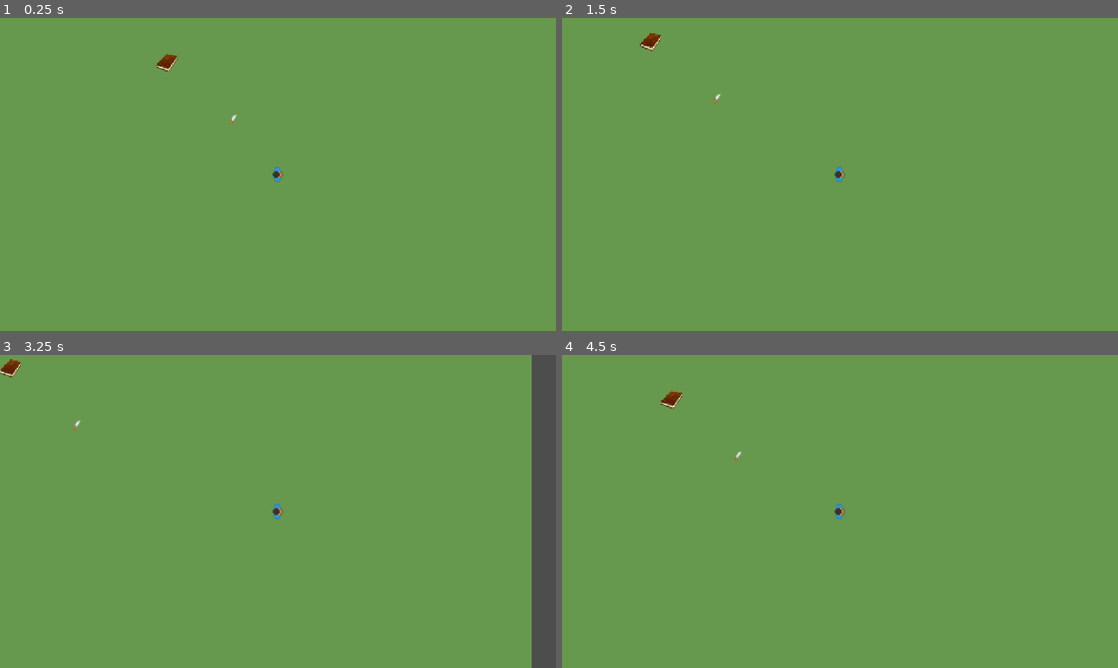
Above: before the commit, frames 1-4 (two rows, left to right).
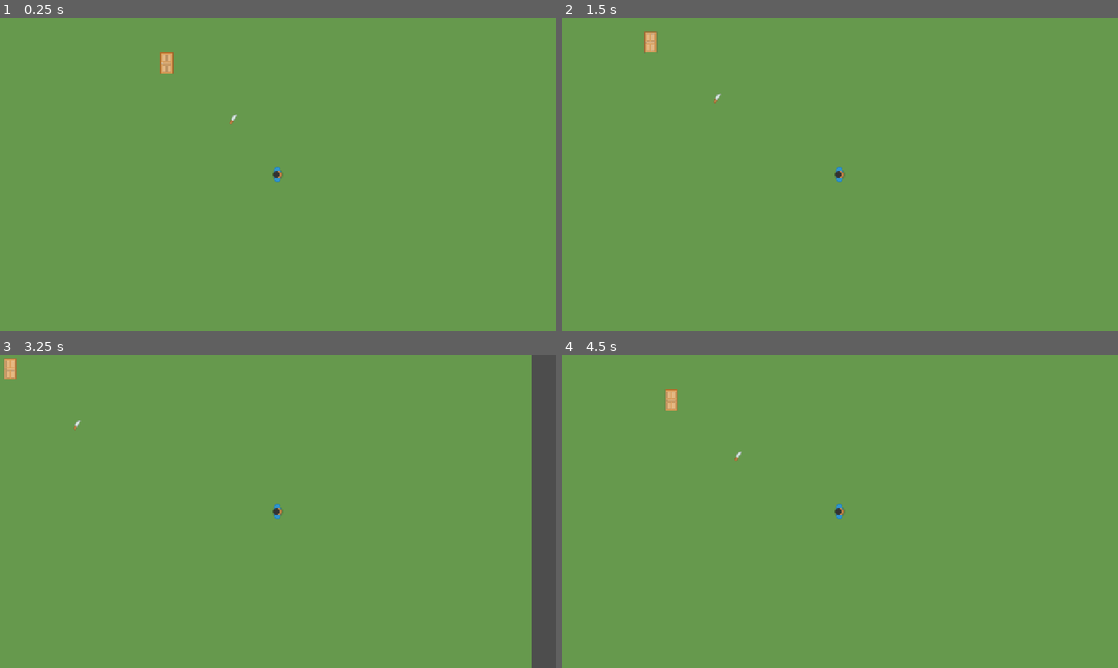
Above: after the commit, the same moments.

Repository: MysteryClasses/MysteryClasses
Game: Godot game, scene res://scenes/Main.tscn
The game is run twice, just before and just after one commit, with the same random seed, the same clock (stepped at 60 frames per second) and the same inputs.
Inputs:
- Up to frame 1 (0.25 s): no input
- Up to frame 2 (1.5 s): tap Enter at 0.5 s; hold D (move_right) 0.53-1.28 s; hold E (interact) 0.53-1.28 s; hold S (move_down) from 1.28 s (still down); tap E (interact) at 1.35 s
- Up to frame 3 (3.25 s): release S (move_down) at 2.03 s; hold D (move_right) 2.03-2.78 s; hold E (interact) 2.03-2.78 s; hold W (move_up) from 2.78 s (still down); tap E (interact) at 2.85 s
- Up to frame 4 (4.5 s): release W (move_up) at 3.53 s; hold E (interact) 3.53-4.28 s; hold A (move_left) from 3.53 s (still down); tap Escape (ui_cancel) at 4.15 s; tap E (interact) at 4.35 s

The runs differ from the first frame. In frame 1, 0.2% of the frame differs, in the area x 28-32%, y 10-18%; in frame 2, 0.2%; in frame 3, 0.2%; in frame 4, 0.2%.

Commit message:
added Door for Challenge

Diff:
--- a/scenes/entities/ClueTextbook.tscn
+++ b/scenes/entities/DoorChallenge.tscn
@@ -1,7 +1,7 @@
 [gd_scene format=3 uid="uid://cv6nwxugppydf"]
 
-[ext_resource type="Script" uid="uid://gsjfvxqxwo2b" path="res://scripts/ClueTextbook.gd" id="1_15anu"]
-[ext_resource type="Texture2D" uid="uid://0w56enxedykv" path="res://assets/textbook.png" id="2_15anu"]
+[ext_resource type="Script" uid="uid://jtwswgj7cc3p" path="res://scripts/DoorObject.gd" id="1_8pfr5"]
+[ext_resource type="Texture2D" uid="uid://ck8h3kpfotmo7" path="res://assets/door.png" id="2_j3u7v"]
 
 [sub_resource type="RectangleShape2D" id="RectangleShape2D_paper"]
 size = Vector2(64, 64)
@@ -9,11 +9,11 @@
 [sub_resource type="RectangleShape2D" id="RectangleShape2D_interaction"]
 size = Vector2(96, 96)
 
-[node name="Clue2Object" type="StaticBody2D" unique_id=866046392]
-script = ExtResource("1_15anu")
+[node name="Door" type="StaticBody2D" unique_id=866046392]
+script = ExtResource("1_8pfr5")
 
 [node name="TileSprite" type="Sprite2D" parent="." unique_id=1337442156]
-texture = ExtResource("2_15anu")
+texture = ExtResource("2_j3u7v")
 
 [node name="CollisionShape2D" type="CollisionShape2D" parent="." unique_id=1207598858]
 shape = SubResource("RectangleShape2D_paper")
@@ -30,5 +30,5 @@
 offset_top = -60.0
 offset_right = 48.0
 offset_bottom = -40.0
-text = "Press E to interact"
+text = "Press E to absolve the challenge"
 horizontal_alignment = 1
--- /dev/null
+++ b/scenes/ui/Challenge.tscn
@@ -0,0 +1,67 @@
+[gd_scene format=3 uid="uid://bsftucmwxvqxs"]
+
+[ext_resource type="Script" path="res://scripts/Challange.gd" id="1_eymt7"]
+
+[node name="Control" type="Control" unique_id=321921363]
+layout_mode = 3
+anchors_preset = 0
+offset_right = 40.0
+offset_bottom = 40.0
+script = ExtResource("1_eymt7")
+
+[node name="Background" type="ColorRect" parent="." unique_id=1745801406]
+layout_mode = 1
+anchors_preset = 15
+anchor_right = 1.0
+anchor_bottom = 1.0
+grow_horizontal = 2
+grow_vertical = 2
+color = Color(0, 0, 0, 0.85)
+
+[node name="Panel" type="Panel" parent="." unique_id=559064776]
+layout_mode = 1
+anchors_preset = 8
+anchor_left = 0.5
+anchor_top = 0.5
+anchor_right = 0.5
+anchor_bottom = 0.5
+offset_left = -400.0
+offset_top = -300.0
+offset_right = 400.0
+offset_bottom = 300.0
+grow_horizontal = 2
+grow_vertical = 2
+
+[node name="VBoxContainer" type="VBoxContainer" parent="Panel" unique_id=1885984448]
+layout_mode = 1
+anchors_preset = 15
+anchor_right = 1.0
+anchor_bottom = 1.0
+offset_left = 30.0
+offset_top = 30.0
+offset_right = -30.0
+offset_bottom = -30.0
+grow_horizontal = 2
+grow_vertical = 2
+
+[node name="Label" type="Label" parent="Panel/VBoxContainer" unique_id=593179623]
+layout_mode = 2
+text = "Enter the code numbers"
+
+[node name="HBoxContainer" type="HBoxContainer" parent="Panel/VBoxContainer" unique_id=1954086223]
+layout_mode = 2
+alignment = 1
+
+[node name="LineEdit1" type="LineEdit" parent="Panel/VBoxContainer/HBoxContainer" unique_id=1922794312]
+custom_minimum_size = Vector2(60, 0)
+layout_mode = 2
+placeholder_text = "Guess the missing number"
+alignment = 1
+expand_to_text_length = true
+
+[node name="LineEdit2" type="LineEdit" parent="Panel/VBoxContainer/HBoxContainer" unique_id=485478715]
+layout_mode = 2
+
+[node name="SubmitButton" type="Button" parent="Panel/VBoxContainer" unique_id=1359155095]
+layout_mode = 2
+text = "Submit"
--- a/scenes/ui/TextbookClue.tscn
+++ b/scenes/ui/ChallengeOne.tscn
@@ -1,6 +1,6 @@
-[gd_scene format=3 uid="uid://cp5wmde6m600d"]
+[gd_scene format=3 uid="uid://b2asnibbp1jst"]
 
-[ext_resource type="Script" uid="uid://c3kt1x7hhsarj" path="res://scripts/TextbookClue.gd" id="1_ooyf3"]
+[ext_resource type="Script" uid="uid://dwqufxm0fuyuu" path="res://scripts/ChallengeOne.gd" id="1_wr21w"]
 
 [node name="Control" type="Control" unique_id=1362117202]
 process_mode = 3
@@ -10,7 +10,7 @@
 anchor_bottom = 1.0
 grow_horizontal = 2
 grow_vertical = 2
-script = ExtResource("1_ooyf3")
+script = ExtResource("1_wr21w")
 
 [node name="Background" type="ColorRect" parent="." unique_id=178517059]
 layout_mode = 1
@@ -47,19 +47,27 @@
 grow_horizontal = 2
 grow_vertical = 2
 
-[node name="ClueText" type="RichTextLabel" parent="Panel/VBoxContainer" unique_id=16351354]
+[node name="Challenge" type="Label" parent="Panel/VBoxContainer" unique_id=1824553845]
 layout_mode = 2
-text = "Up until 2005, Pluto was considered one of the nine planets of the solar system.
-In 2006, the IAU reclassified Pluto as a dwarf planet.
+theme_override_font_sizes/font_size = 24
+text = "CHALLENGE"
+horizontal_alignment = 1
 
-It used to be 9 planets. Now it's ..."
-fit_content = true
+[node name="HSeparator" type="HSeparator" parent="Panel/VBoxContainer" unique_id=2106652199]
+layout_mode = 2
 
 [node name="HBoxContainer" type="HBoxContainer" parent="Panel/VBoxContainer" unique_id=1303903645]
 layout_mode = 2
 alignment = 1
 
-[node name="LineEdit" type="LineEdit" parent="Panel/VBoxContainer/HBoxContainer" unique_id=1691661553]
+[node name="LineEdit1" type="LineEdit" parent="Panel/VBoxContainer/HBoxContainer" unique_id=897649575]
+custom_minimum_size = Vector2(60, 0)
+layout_mode = 2
+placeholder_text = "Guess the missing number"
+alignment = 1
+expand_to_text_length = true
+
+[node name="LineEdit2" type="LineEdit" parent="Panel/VBoxContainer/HBoxContainer" unique_id=1691661553]
 custom_minimum_size = Vector2(60, 0)
 layout_mode = 2
 placeholder_text = "Guess the missing number"
@@ -70,6 +78,9 @@
 layout_mode = 2
 text = "Submit"
 
+[node name="HSeparator4" type="HSeparator" parent="Panel/VBoxContainer" unique_id=1785207130]
+layout_mode = 2
+
 [node name="FeedbackLabel" type="Label" parent="Panel/VBoxContainer" unique_id=1759599977]
 layout_mode = 2
 theme_override_font_sizes/font_size = 16
--- a/scenes/ui/Textbook.tscn
+++ /dev/null
@@ -1,80 +0,0 @@
-[gd_scene format=3 uid="uid://dxitlurftey2v"]
-
-[ext_resource type="Script" uid="uid://c3kt1x7hhsarj" path="res://scripts/TextbookClue.gd" id="1_fvjui"]
-
-[node name="Control" type="Control" unique_id=1362117202]
-process_mode = 3
-layout_mode = 3
-anchors_preset = 15
-anchor_right = 1.0
-anchor_bottom = 1.0
-grow_horizontal = 2
-grow_vertical = 2
-script = ExtResource("1_fvjui")
-
-[node name="Background" type="ColorRect" parent="." unique_id=178517059]
-layout_mode = 1
-anchors_preset = 15
-anchor_right = 1.0
-anchor_bottom = 1.0
-grow_horizontal = 2
-grow_vertical = 2
-color = Color(0, 0, 0, 0.85)
-
-[node name="Panel" type="Panel" parent="." unique_id=1678304148]
-layout_mode = 1
-anchors_preset = 8
-anchor_left = 0.5
-anchor_top = 0.5
-anchor_right = 0.5
-anchor_bottom = 0.5
-offset_left = -400.0
-offset_top = -300.0
-offset_right = 400.0
-offset_bottom = 300.0
-grow_horizontal = 2
-grow_vertical = 2
-
-[node name="VBoxContainer" type="VBoxContainer" parent="Panel" unique_id=1261422234]
-layout_mode = 1
-anchors_preset = 15
-anchor_right = 1.0
-anchor_bottom = 1.0
-offset_left = 30.0
-offset_top = 30.0
-offset_right = -30.0
-offset_bottom = -30.0
-grow_horizontal = 2
-grow_vertical = 2
-
-[node name="RichTextLabel" type="RichTextLabel" parent="Panel/VBoxContainer" unique_id=112430549]
-layout_mode = 2
-text = "Up until 2005, Pluto was considered one of the nine planets of the solar system.
-In 2006, the IAU reclassified Pluto as a dwarf planet.
-
-It used to be 9 planets. Now it's..."
-fit_content = true
-
-[node name="HBoxContainer" type="HBoxContainer" parent="Panel/VBoxContainer" unique_id=1303903645]
-layout_mode = 2
-alignment = 1
-
-[node name="LineEdit" type="LineEdit" parent="Panel/VBoxContainer/HBoxContainer" unique_id=1691661553]
-custom_minimum_size = Vector2(60, 0)
-layout_mode = 2
-placeholder_text = "Guess the missing number"
-alignment = 1
-expand_to_text_length = true
-
-[node name="SubmitButton" type="Button" parent="Panel/VBoxContainer/HBoxContainer" unique_id=1569942316]
-layout_mode = 2
-text = "Submit"
-
-[node name="FeedbackLabel" type="Label" parent="Panel/VBoxContainer" unique_id=1759599977]
-layout_mode = 2
-theme_override_font_sizes/font_size = 16
-horizontal_alignment = 1
-
-[node name="CloseButton" type="Button" parent="Panel/VBoxContainer" unique_id=1636978246]
-layout_mode = 2
-text = "Close"
--- a/scripts/TextbookClue.gd
+++ b/scripts/ChallengeOne.gd
@@ -1,51 +1,58 @@
 extends Control
 
-# Nodes
-var input: LineEdit
+var input1: LineEdit
+var input2: LineEdit
 var feedback: Label
 var submit_button: Button
 var close_button: Button
-var clue_text: RichTextLabel
 
-const CORRECT_ANSWER := "8"  # Pluto clue
+const CORRECT_CODE := ["5", "8"]
 
 func _ready():
-	# Get nodes safely
-	input = get_node_or_null("Panel/VBoxContainer/HBoxContainer/LineEdit")
+	input1 = get_node_or_null("Panel/VBoxContainer/HBoxContainer/LineEdit1")
+	input2 = get_node_or_null("Panel/VBoxContainer/HBoxContainer/LineEdit2")
 	feedback = get_node_or_null("Panel/VBoxContainer/FeedbackLabel")
 	submit_button = get_node_or_null("Panel/VBoxContainer/HBoxContainer/SubmitButton")
 	close_button = get_node_or_null("Panel/VBoxContainer/CloseButton")
-	clue_text = get_node_or_null("Panel/VBoxContainer/RichTextLabel")
 
-	# Connect buttons
 	if submit_button:
 		submit_button.pressed.connect(_on_submit_pressed)
+
 	if close_button:
 		close_button.pressed.connect(_on_close_pressed)
 
+
 func _on_submit_pressed():
-	if not input or not feedback:
-		print("Error: Input or feedback not found")
+	if not input1 or not input2 or not feedback:
+		print("Error: Missing nodes")
 		return
 
-	var answer := input.text.strip_edges()
-	if answer == CORRECT_ANSWER:
-		feedback.text = "Correct! The textbook confirms there are 8 planets."
+	var ans1 := input1.text.strip_edges()
+	var ans2 := input2.text.strip_edges()
+
+	if [ans1, ans2] == CORRECT_CODE:
+		feedback.text = "Correct! The code was entered successfully!"
 		feedback.modulate = Color(0.2, 0.8, 0.2)
-		await get_tree().create_timer(1.5).timeout
-		_close_clue()
+
+		await get_tree().create_timer(2.0).timeout
+		close_ui()
 	else:
-		feedback.text = "That's not correct. Read the textbook carefully."
+		feedback.text = "Wrong! Look at the clues again."
 		feedback.modulate = Color(0.8, 0.2, 0.2)
-		input.text = ""
+
+		input1.text = ""
+		input2.text = ""
+
 
 func _on_close_pressed():
-	_close_clue()
+	close_ui()
 
-func _close_clue():
+
+func close_ui():
 	get_tree().paused = false
 	queue_free()
 
+
 func _input(event):
 	if event.is_action_pressed("ui_cancel"):
-		_close_clue()
+		close_ui()
--- a/scripts/ClueTextbook.gd
+++ /dev/null
@@ -1,37 +0,0 @@
-extends StaticBody2D
-
-var player_in_range = false
-var ui_scene = preload("res://scenes/ui/TextbookClue.tscn") # your TextbookClue scene
-
-func _ready():
-	# Connect signals for the interaction area
-	$InteractionArea.body_entered.connect(_on_body_entered)
-	$InteractionArea.body_exited.connect(_on_body_exited)
-
-func _input(event):
-	# Only open clue if player is in range and presses interact
-	if player_in_range and event.is_action_pressed("interact"):
-		open_puzzle_ui()
-
-func _on_body_entered(body):
-	if body.name == "Player":
-		player_in_range = true
-		if $InteractionLabel:
-			$InteractionLabel.visible = true
-
-func _on_body_exited(body):
-	if body.name == "Player":
-		player_in_range = false
-		if $InteractionLabel:
-			$InteractionLabel.visible = false
-
-func open_puzzle_ui():
-	# Instantiate the TextbookClue scene
-	if not ui_scene:
-		print("Error: TextbookClue scene not loaded")
-		return
-
-	var ui_instance = ui_scene.instantiate()
-	get_tree().current_scene.add_child(ui_instance)
-	# Pause the game while the popup is open
-	get_tree().paused = true
--- /dev/null
+++ b/scripts/DoorObject.gd
@@ -0,0 +1,27 @@
+extends StaticBody2D
+
+var player_in_range = false
+var ui_scene = preload("res://scenes/ui/ChallengeOne.tscn")
+
+func _ready():
+	$InteractionArea.body_entered.connect(_on_interaction_area_body_entered)
+	$InteractionArea.body_exited.connect(_on_interaction_area_body_exited)
+
+func _input(event):
+	if player_in_range and event.is_action_pressed("interact"):
+		open_puzzle_ui()
+
+func _on_interaction_area_body_entered(body):
+	if body.name == "Player":
+		player_in_range = true
+		$InteractionLabel.visible = true
+
+func _on_interaction_area_body_exited(body):
+	if body.name == "Player":
+		player_in_range = false
+		$InteractionLabel.visible = false
+
+func open_puzzle_ui():
+	var ui_instance = ui_scene.instantiate()
+	get_tree().current_scene.add_child(ui_instance)
+	get_tree().paused = true
Binary file added: assets/door.png
Not shown, added: assets/door.png.import
